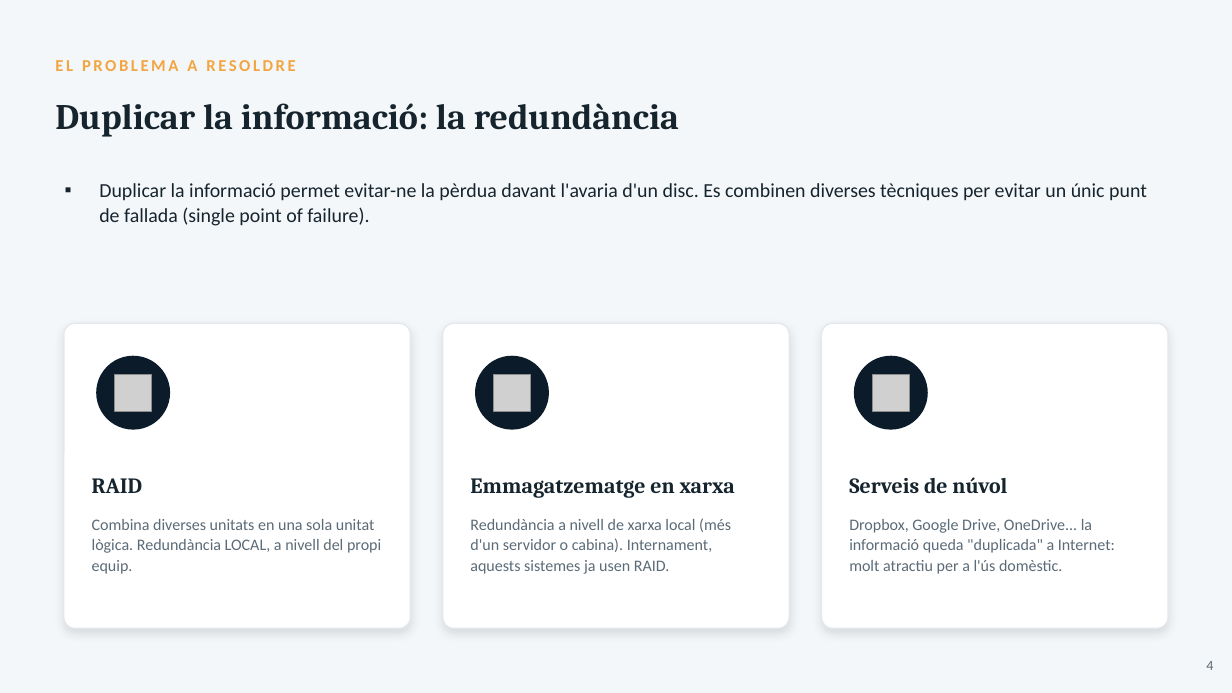
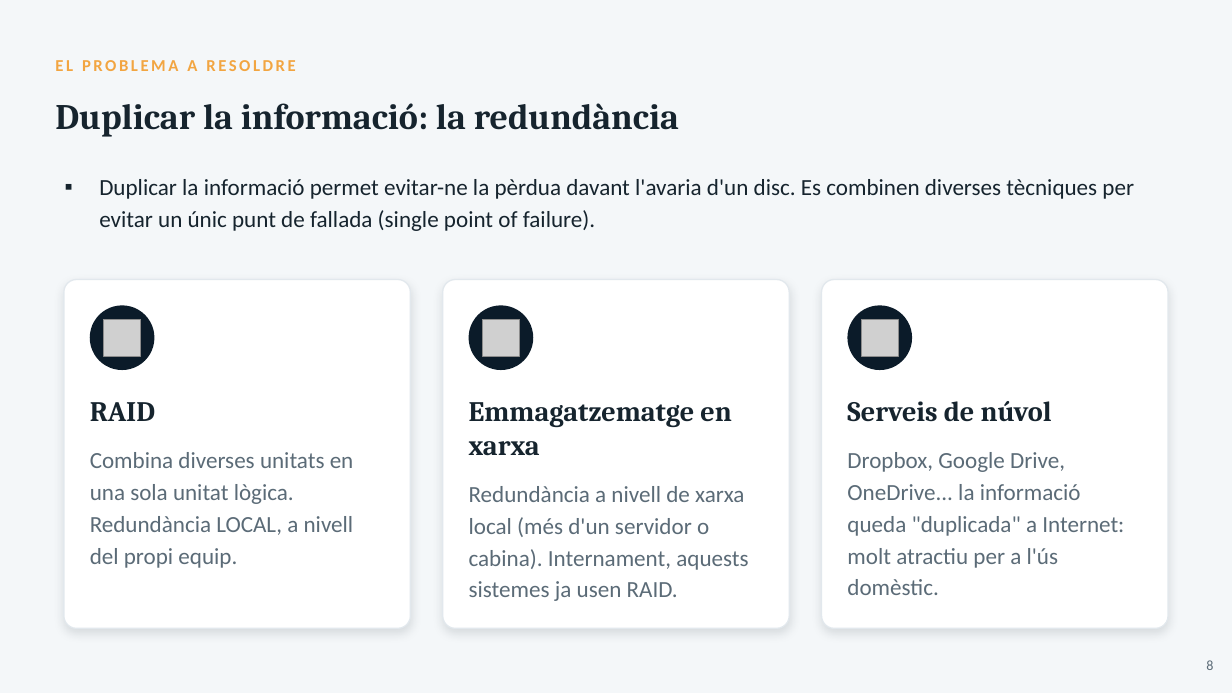
Before and after one commit to joansanchezescudero/SMX_0226_Seguretat_Informatica, a slide deck: slide 8 of RA2 - Emmagatzematge i copies de seguretat/AA2 - Sistemes demmagatzematge/RA2_AA2_Sistemes_emmagatzematge.pptx (slide 4 before the commit). Drawn at 1232x693 pixels with LibreOffice and Linux fonts; fonts in the diff are those of the drawing; grey boxes stand for pictures. Boxes give left, top, right and bottom in pixels: in the first picture for what was removed or moved away, otherwise in the second. Text is boxed around its words. In the diff, an @@ line names an element or a change of style, - is before the commit and + after.

```diff
--- a/RA2 - Emmagatzematge i copies de seguretat/AA2 - Sistemes demmagatzematge/RA2_AA2_Sistemes_emmagatzematge.pptx
+++ b/RA2 - Emmagatzematge i copies de seguretat/AA2 - Sistemes demmagatzematge/RA2_AA2_Sistemes_emmagatzematge.pptx
@@ text "Duplicar la informació permet evitar-ne ..." at (x1=99, y1=179, x2=1134, y2=231): size 15.5 to 18 pt; line spacing 20pt to 25.1pt; more space between paragraphs @@
@@ rounded rectangle resized from (x1=64, y1=323, x2=410, y2=628) to (x1=64, y1=280, x2=410, y2=629) @@
@@ rounded rectangle resized from (x1=443, y1=323, x2=789, y2=628) to (x1=443, y1=280, x2=789, y2=629) @@
@@ rounded rectangle resized from (x1=822, y1=323, x2=1168, y2=628) to (x1=822, y1=280, x2=1168, y2=629) @@
@@ ellipse resized from (x1=96, y1=356, x2=170, y2=430) to (x1=90, y1=306, x2=154, y2=371) @@
@@ ellipse resized from (x1=475, y1=356, x2=549, y2=430) to (x1=469, y1=306, x2=533, y2=371) @@
@@ ellipse resized from (x1=854, y1=356, x2=928, y2=430) to (x1=848, y1=306, x2=912, y2=371) @@
@@ 3 pictures moved together from (x1=115, y1=374, x2=909, y2=411) to (x1=104, y1=320, x2=898, y2=357) @@
@@ text "RAID" moved from (x1=92, y1=478, x2=143, y2=493) to (x1=90, y1=402, x2=155, y2=421) @@
@@ text "Emmagatzematge en xarxa" moved from (x1=470, y1=478, x2=735, y2=498) to (x1=469, y1=402, x2=732, y2=456) @@
@@ size 17 to 22 pt in 3 elements at (x1=469, y1=402, x2=732, y2=456), (x1=90, y1=402, x2=155, y2=421), (x1=847, y1=401, x2=1052, y2=422) @@
@@ text "Serveis de núvol" moved from (x1=849, y1=477, x2=1007, y2=493) to (x1=847, y1=401, x2=1052, y2=422) @@
@@ size 12.5 to 18 pt; line spacing 16pt to 24.9pt in 3 elements at (x1=469, y1=486, x2=748, y2=601), (x1=847, y1=452, x2=1124, y2=595), (x1=90, y1=452, x2=354, y2=568) @@
@@ text "Combina diverses unitats en una ..." moved from (x1=92, y1=519, x2=381, y2=574) to (x1=90, y1=452, x2=354, y2=568) @@
@@ text "Dropbox, Google Drive, OneDrive... la ..." moved from (x1=849, y1=519, x2=1115, y2=574) to (x1=847, y1=452, x2=1124, y2=595) @@
@@ text "Redundància a nivell de xarxa ..." moved from (x1=470, y1=518, x2=731, y2=574) to (x1=469, y1=486, x2=748, y2=601) @@
@@ text at (x1=1206, y1=660, x2=1213, y2=670): text changed @@
-4
+8
```
Also in this commit, not shown: 23 other slides changed, 5 slides added, 22 other files.
